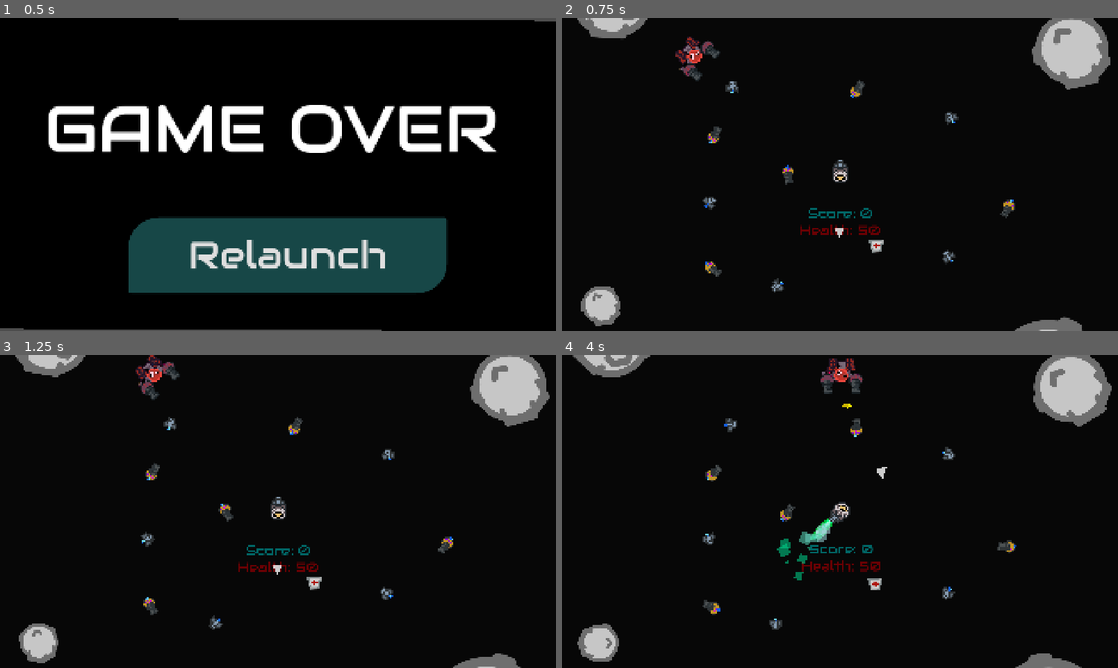
Above: before the commit, frames 1-4 (two rows, left to right).
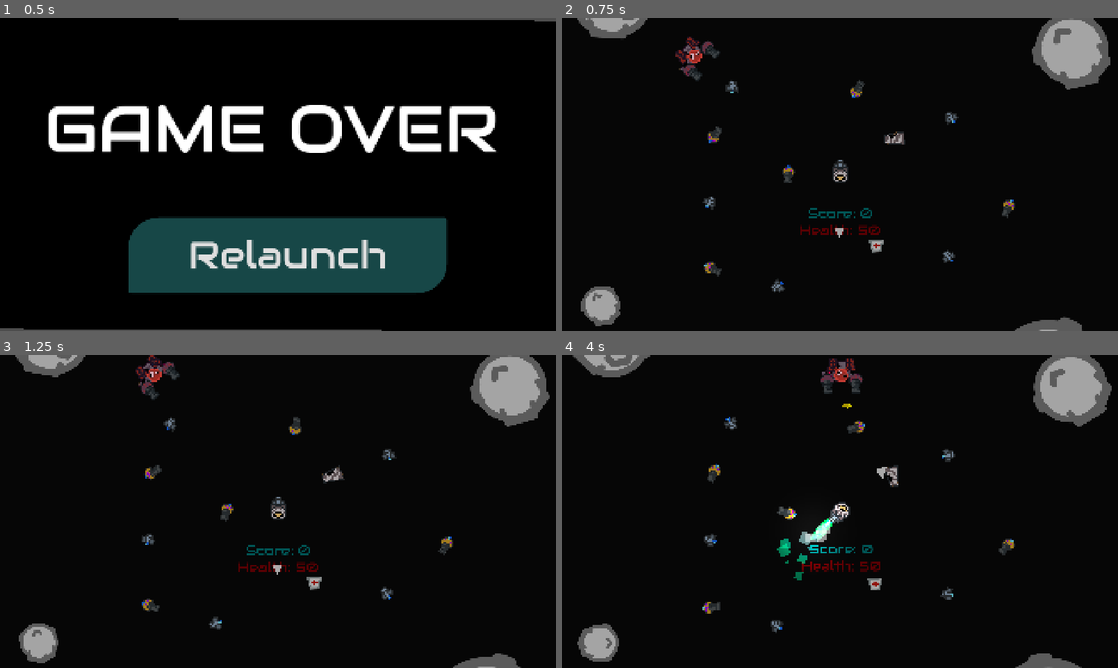
Above: after the commit, the same moments.

Repository: Leeway001Write/melonJam6
Game: Godot game, scene res://Menus/gameOver.tscn
Two runs of this game, one before a commit and one after it. Both use one fixed random seed, a clock stepped at 60 frames per second and the inputs below.
Inputs:
- Up to frame 1 (0.5 s): no input
- Up to frame 2 (0.75 s): click "Relaunch" at 0.5 s
- Up to frame 3 (1.25 s): no input
- Up to frame 4 (4 s): hold D (right) 1.28-2.03 s; hold Space (fire) 1.28-2.03 s; hold A (left) 2.03-2.78 s; tap Space (fire) at 2.1, 3.6 s; hold D (right) 2.78-3.53 s; hold Space (fire) 2.78-3.53 s; hold W (forward) from 3.53 s (still down)

Frame 1 is identical in both runs. In frame 2, 2.9% of the frame differs, in the area x 4-98%, y 0-100%; in frame 3, 3.1%; in frame 4, 3.7%, in the area x 4-98%, y 0-97%.

Commit message:
Fixed initial booster glitch and made the lighting system

Diff:
--- a/escape-from-greenland/Levels/world.tscn
+++ b/escape-from-greenland/Levels/world.tscn
@@ -1,9 +1,10 @@
-[gd_scene load_steps=32 format=3 uid="uid://yueyhrgmxpo4"]
+[gd_scene load_steps=33 format=3 uid="uid://yueyhrgmxpo4"]
 
 [ext_resource type="PackedScene" uid="uid://gjus2b6qt6k1" path="res://Prefabs/ship.tscn" id="1_kycxd"]
 [ext_resource type="FontFile" uid="uid://cu50bi6hkwr8v" path="res://Fonts/Audiowide/Audiowide-Regular.ttf" id="2_ikoig"]
 [ext_resource type="Texture2D" uid="uid://pqyap8wjxwus" path="res://Art/backgrounds/health-planet.png" id="2_v0p3n"]
 [ext_resource type="Texture2D" uid="uid://dga5sunif18bf" path="res://Art/backgrounds/pink-purple/pink1.png" id="2_x5oxt"]
+[ext_resource type="PackedScene" uid="uid://bryb7c4161wtf" path="res://Prefabs/ship_junk_1.tscn" id="3_6m1pe"]
 [ext_resource type="Texture2D" uid="uid://bn57s67hq2t6x" path="res://Art/backgrounds/pink-purple/pink2.png" id="3_vqnaq"]
 [ext_resource type="Texture2D" uid="uid://cyndxbmuaxn10" path="res://Art/backgrounds/pink-purple/purple1.png" id="4_rljl1"]
 [ext_resource type="Texture2D" uid="uid://d07qj2h6dtkdf" path="res://Art/backgrounds/pink-purple/purple2.png" id="5_06jdw"]
@@ -211,6 +212,9 @@
 position = Vector2(7085, -559)
 scale = Vector2(0.911279, 0.905972)
 
+[node name="ShipJunk1" parent="Q1/Asteroids" instance=ExtResource("3_6m1pe")]
+position = Vector2(371, -249)
+
 [node name="Art" type="Node2D" parent="Q1"]
 
 [node name="Background" type="Node2D" parent="Q1/Art"]
@@ -1658,3 +1662,6 @@
 libraries = {
 &"": SubResource("AnimationLibrary_6m1pe")
 }
+
+[node name="CanvasModulate" type="CanvasModulate" parent="."]
+color = Color(0.827281, 0.827281, 0.827281, 1)
--- a/escape-from-greenland/Prefabs/booster.tscn
+++ b/escape-from-greenland/Prefabs/booster.tscn
@@ -1,9 +1,12 @@
-[gd_scene load_steps=21 format=3 uid="uid://6t48r1sfmkgl"]
+[gd_scene load_steps=23 format=3 uid="uid://6t48r1sfmkgl"]
 
 [ext_resource type="Script" uid="uid://cnsnk4cq5axtw" path="res://Scripts/booster.gd" id="1_6tacm"]
 [ext_resource type="Texture2D" uid="uid://ogdt681y3uvf" path="res://Art/components/booster.png" id="2_0ajaq"]
 [ext_resource type="Texture2D" uid="uid://cv8yvno6exuy" path="res://Art/components/fire-burst-sprite-sheet.png" id="3_8wo6y"]
 [ext_resource type="Texture2D" uid="uid://ck4xadftooykx" path="res://Art/components/booster-fire-sprite-sheet.png" id="3_f1h7d"]
+[ext_resource type="Texture2D" uid="uid://dtsi86ifm8fag" path="res://Art/light-texture.png" id="5_182f1"]
+
+[sub_resource type="QuadMesh" id="QuadMesh_182f1"]
 
 [sub_resource type="RectangleShape2D" id="RectangleShape2D_jfkkc"]
 size = Vector2(12.4701, 20)
@@ -121,6 +124,12 @@
 speed = 2.0
 health = 3
 
+[node name="MeshInstance2D" type="MeshInstance2D" parent="."]
+visible = false
+modulate = Color(0.377379, 0.377379, 0.377379, 1)
+scale = Vector2(674, 674)
+mesh = SubResource("QuadMesh_182f1")
+
 [node name="Sprite2D" type="Sprite2D" parent="."]
 position = Vector2(0, 7)
 rotation = 3.14159
@@ -168,4 +177,11 @@
 sprite_frames = SubResource("SpriteFrames_74tug")
 animation = &"burst"
 
+[node name="PointLight2D" type="PointLight2D" parent="."]
+position = Vector2(-2, -25)
+enabled = false
+energy = 1.64
+texture = ExtResource("5_182f1")
+texture_scale = 3.75
+
 [connection signal="area_entered" from="Area2D" to="." method="_on_area_2d_area_entered"]
--- a/escape-from-greenland/Scripts/booster.gd
+++ b/escape-from-greenland/Scripts/booster.gd
@@ -11,6 +11,8 @@
 
 	if Input.is_action_just_pressed('forward') and attached:
 		$CPUParticles2D.emitting = true
+		if initial:
+			$PointLight2D.enabled = true
 		$Fire.play('burst')
 		await get_tree().create_timer(.5).timeout
 		if Input.is_action_pressed('forward'):
@@ -19,8 +21,11 @@
 
 	if Input.is_action_just_released('forward') and attached:
 		$CPUParticles2D.emitting = false
+		$PointLight2D.enabled = false
 		$Fire.play('burst', -1, true)
 
 	if Input.is_action_pressed('forward') and not $Fire.is_playing() and attached:
 		$Fire.play("burn")
+		if initial:
+			$PointLight2D.enabled = true
 		$CPUParticles2D.emitting = true
--- a/escape-from-greenland/Scripts/bullet.gd
+++ b/escape-from-greenland/Scripts/bullet.gd
@@ -6,7 +6,11 @@
 
 func _on_area_2d_area_entered(area: Area2D) -> void:
 	if $Area2D.is_in_group("DamagePlayer"):
-		if area.is_in_group('Component') or area.is_in_group('Player'):
+		if area.is_in_group('Component'):
+			if area.get_parent().initial: return
+			await get_tree().physics_frame
+			queue_free()
+		elif area.is_in_group('Player'):
 			await get_tree().physics_frame
 			queue_free()
 	elif $Area2D.is_in_group('PlayerBullet'):
Not shown: 1 places in escape-from-greenland/Prefabs/ship.tscn that only renumber resources
